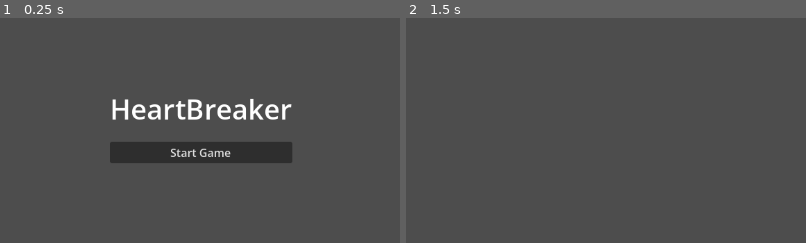
Above: before the commit, frames 1-2 (left to right).
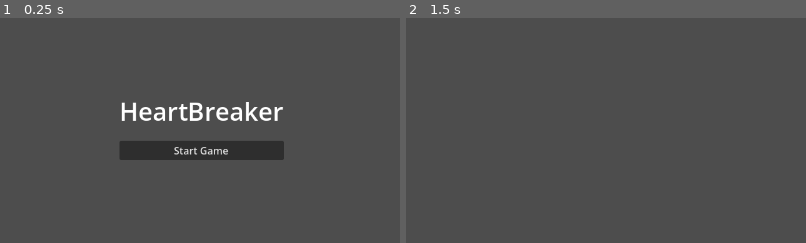
Above: after the commit, the same moments.

Repository: liannie3/wwhataburger
Game: Godot game, scene res://core/Main.tscn
Two runs of this game, one before a commit and one after it. Both use one fixed random seed, a clock stepped at 60 frames per second and the inputs below.
Inputs:
- Up to frame 1 (0.25 s): no input
- Up to frame 2 (1.5 s): click "Start Game" at 0.5 s; tap Enter at 1.25 s; hold W (p1_up) from 1.28 s (still down); tap I (p2_up) at 1.35 s
The pictures show only the part of the screen within x 25-75%, y 26-76%; the shares and areas given below are measured in that part.
In our replay, the window is 799x449 before the commit and 800x450 after it. These sizes can differ from the game's own. Grey fills any space a smaller window leaves; there, only what the larger window draws over its background counts as a difference.

The runs differ from the first frame. In frame 1, 3.8% of the frame differs, in the area x 27-73%, y 36-65%; in frame 2, only the window size differs.

Commit message:
Change viewport height and width

Diff:
--- a/main_game/Arena.tscn
+++ b/main_game/Arena.tscn
@@ -1,44 +1,48 @@
 [gd_scene format=3 uid="uid://gbsug7oj0630"]
 
 [sub_resource type="RectangleShape2D" id="RectangleShape2D_top"]
-size = Vector2(1192, 20)
+size = Vector2(2038, 20)
 
 [sub_resource type="RectangleShape2D" id="RectangleShape2D_bottom"]
-size = Vector2(1192, 20)
+size = Vector2(2040, 20)
 
 [sub_resource type="RectangleShape2D" id="RectangleShape2D_left"]
-size = Vector2(20, 648)
+size = Vector2(20, 2000)
 
 [sub_resource type="RectangleShape2D" id="RectangleShape2D_right"]
-size = Vector2(20, 648)
+size = Vector2(20, 2000)
 
 [node name="Arena" type="Node2D" unique_id=585269906]
 
 [node name="Background" type="ColorRect" parent="." unique_id=312847291]
-offset_right = 1152.0
-offset_bottom = 648.0
+offset_right = 2000.0
+offset_bottom = 2000.0
 color = Color(0.05729442, 0.1803374, 0.14534852, 1)
 
 [node name="WallTop" type="StaticBody2D" parent="." unique_id=423958102]
 position = Vector2(576, -10)
 
 [node name="CollisionShape2D" type="CollisionShape2D" parent="WallTop" unique_id=534069213]
+position = Vector2(423, 0)
 shape = SubResource("RectangleShape2D_top")
 
 [node name="WallBottom" type="StaticBody2D" parent="." unique_id=645170324]
 position = Vector2(576, 658)
 
 [node name="CollisionShape2D" type="CollisionShape2D" parent="WallBottom" unique_id=756281435]
+position = Vector2(424, 1352)
 shape = SubResource("RectangleShape2D_bottom")
 
 [node name="WallLeft" type="StaticBody2D" parent="." unique_id=867392546]
 position = Vector2(-10, 324)
 
 [node name="CollisionShape2D" type="CollisionShape2D" parent="WallLeft" unique_id=978403657]
+position = Vector2(0, 676)
 shape = SubResource("RectangleShape2D_left")
 
 [node name="WallRight" type="StaticBody2D" parent="." unique_id=189514768]
 position = Vector2(1162, 324)
 
 [node name="CollisionShape2D" type="CollisionShape2D" parent="WallRight" unique_id=290625879]
+position = Vector2(848, 676)
 shape = SubResource("RectangleShape2D_right")
--- a/main_game/MainGame.tscn
+++ b/main_game/MainGame.tscn
@@ -8,6 +8,7 @@
 script = ExtResource("1_0lykq")
 
 [node name="Arena" parent="." unique_id=678867647 instance=ExtResource("2_arena")]
+position = Vector2(0, 1)
 
 [node name="Player" parent="." unique_id=520688584 instance=ExtResource("3_p3wb7")]
 position = Vector2(100, 100)
--- a/project.godot
+++ b/project.godot
@@ -14,6 +14,11 @@
 run/main_scene="uid://vtu71v6m3r0a"
 config/features=PackedStringArray("4.6", "Forward Plus")
 config/icon="res://icon.svg"
+
+[display]
+
+window/size/viewport_width=1280
+window/size/viewport_height=720
 
 [input]
 
